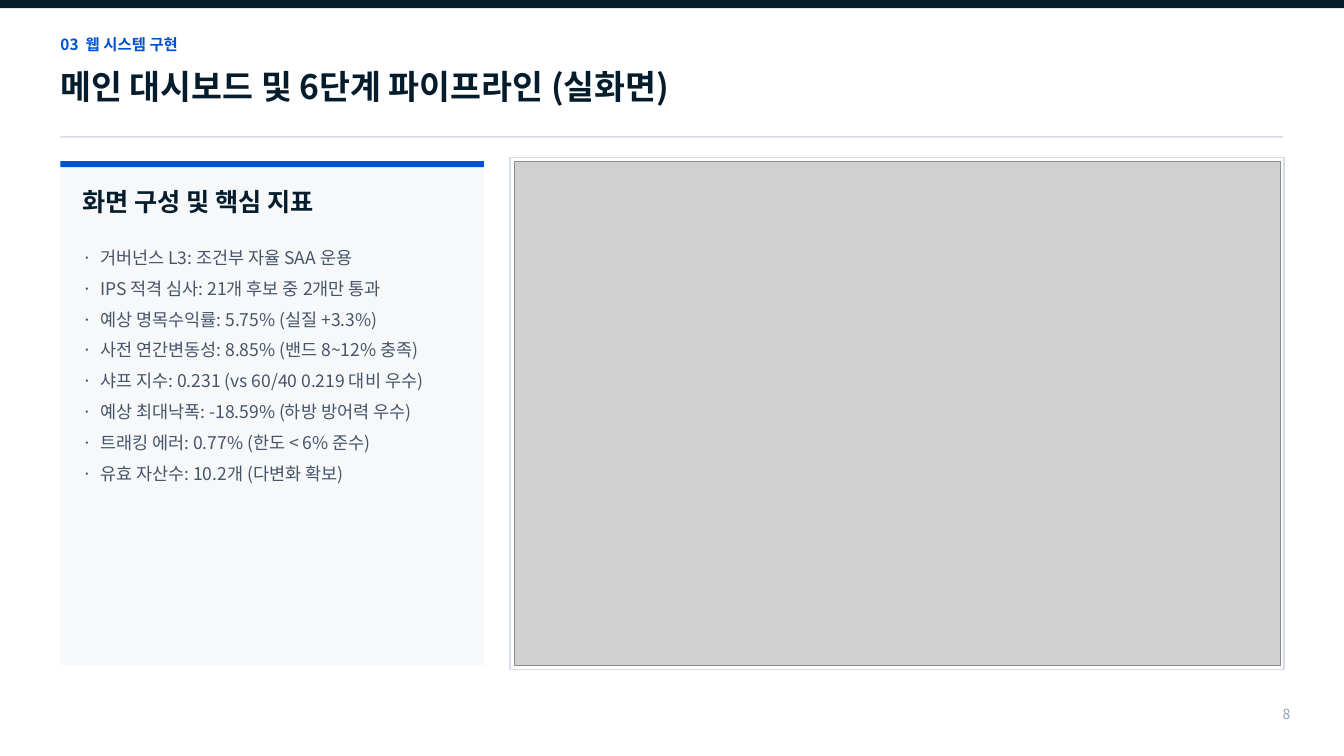
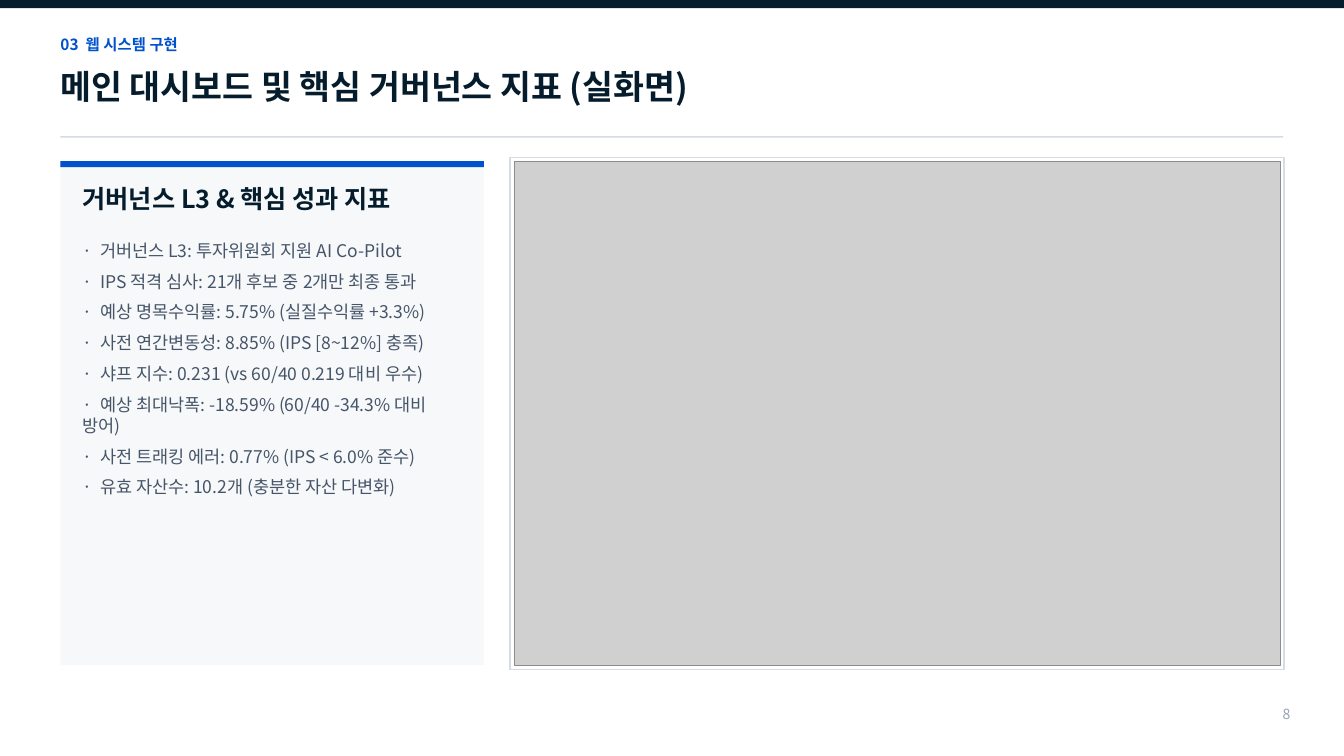
Before and after one commit to Placer-BAE/self-driving-portfolio, a slide deck: slide 8 of The_Self_Driving_Portfolio_중간발표_최종본.pptx. Drawn at 1344x756 pixels with LibreOffice and Linux fonts; fonts in the diff are those of the drawing; grey boxes stand for pictures. Boxes give left, top, right and bottom in pixels: in the first picture for what was removed or moved away, otherwise in the second. Text is boxed around its words. In the diff, an @@ line names an element or a change of style, - is before the commit and + after.

```diff
--- a/The_Self_Driving_Portfolio_중간발표_최종본.pptx
+++ b/The_Self_Driving_Portfolio_중간발표_최종본.pptx
@@ text at (x1=60, y1=70, x2=688, y2=106): text changed @@
-메인 대시보드 및 6단계 파이프라인 (실화면)
+메인 대시보드 및 핵심 거버넌스 지표 (실화면)
@@ text at (x1=83, y1=187, x2=391, y2=211): text changed @@
-화면 구성 및 핵심 지표
+거버넌스 L3 & 핵심 성과 지표
@@ text "· 거버넌스 L3: 투자위원회 지원 ..." moved from (x1=100, y1=249, x2=423, y2=484) to (x1=83, y1=242, x2=427, y2=497) @@
@@ text at (x1=100, y1=242, x2=426, y2=353): text changed @@
-· 거버넌스 L3: 조건부 자율 SAA 운용
-· IPS 적격 심사: 21개 후보 중 2개만 통과
-· 예상 명목수익률: 5.75% (실질 +3.3%)
-· 사전 연간변동성: 8.85% (밴드 8~12% 충족)
+· 거버넌스 L3: 투자위원회 지원 AI Co-Pilot
+· IPS 적격 심사: 21개 후보 중 2개만 최종 통과
+· 예상 명목수익률: 5.75% (실질수익률 +3.3%)
+· 사전 연간변동성: 8.85% (IPS [8~12%] 충족)
@@ text at (x1=83, y1=396, x2=427, y2=497): text changed @@
-· 예상 최대낙폭: -18.59% (하방 방어력 우수)
-· 트래킹 에러: 0.77% (한도 < 6% 준수)
-· 유효 자산수: 10.2개 (다변화 확보)
+· 예상 최대낙폭: -18.59% (60/40 -34.3% 대비 방어)
+· 사전 트래킹 에러: 0.77% (IPS < 6.0% 준수)
+· 유효 자산수: 10.2개 (충분한 자산 다변화)
```
Also in this commit, not shown: 13 other slides changed, 3 other files.
